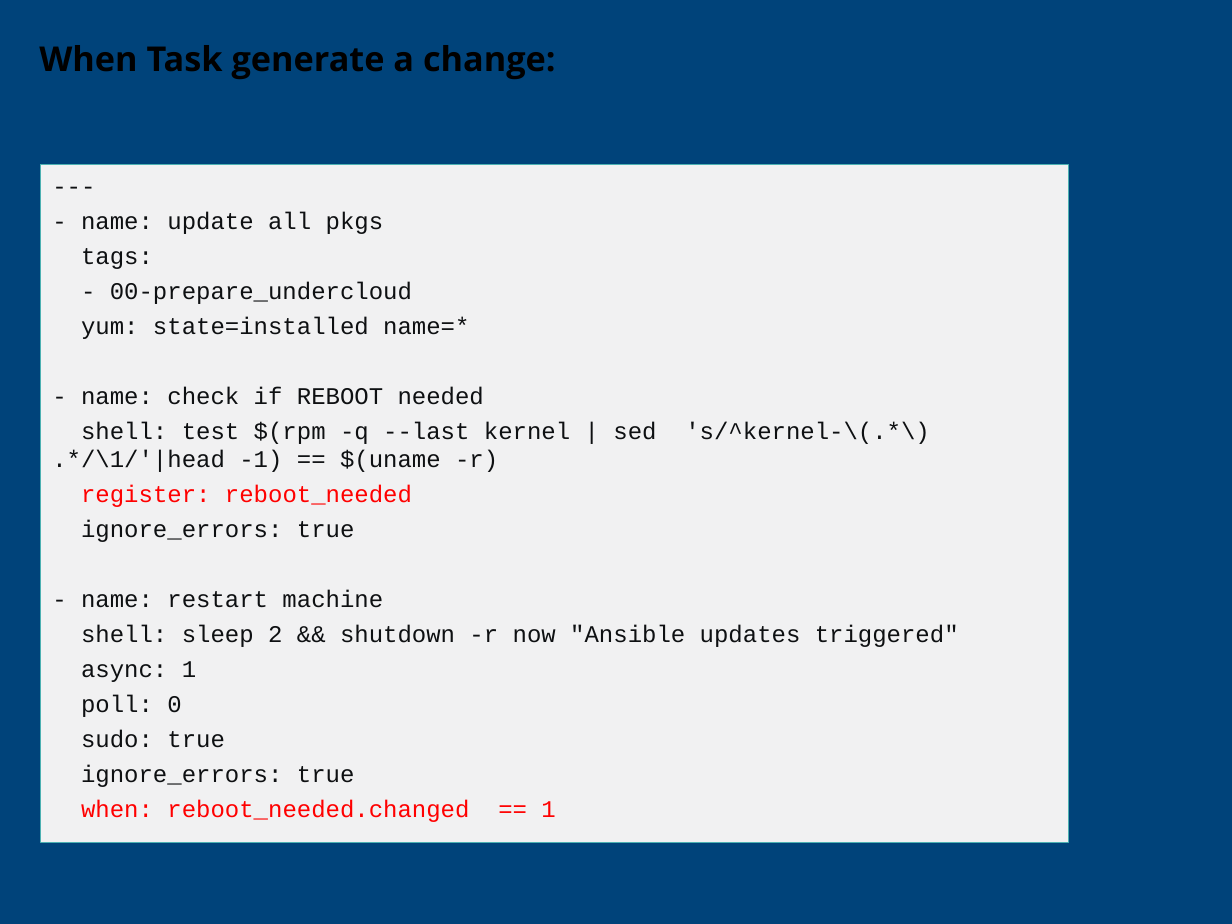
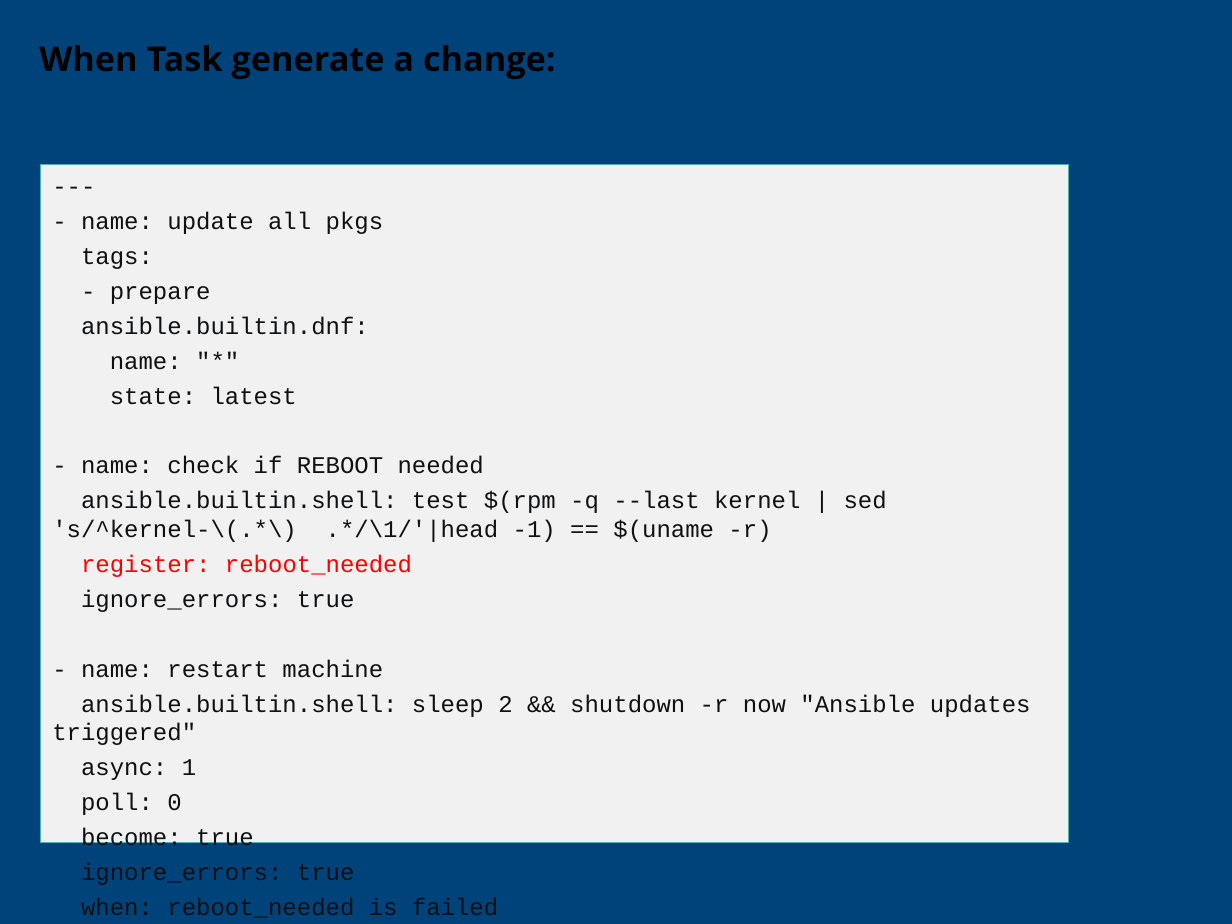
Before and after one commit to CCoupel/ansible-training, a slide deck: slide 94 of Ansible Training.pptx. Drawn at 1232x924 pixels with LibreOffice and Linux fonts; fonts in the diff are those of the drawing; background and template pictures are left out. Boxes give left, top, right and bottom in pixels: in the first picture for what was removed or moved away, otherwise in the second. Text is boxed around its words. In the diff, an @@ line names an element or a change of style, - is before the commit and + after.

```diff
--- a/Ansible Training.pptx
+++ b/Ansible Training.pptx
@@ text in freeform shape at bbox=[81, 286, 369, 405]: text changed @@
-- 00-prepare_undercloud
-yum: state=installed name=*
+- prepare
+ansible.builtin.dnf:
+name: "*"
+state: latest
@@ text in freeform shape at bbox=[52, 491, 887, 542]: text changed @@
-shell: test $(rpm -q --last kernel | sed 's/^kernel-\(.*\) .*/\1/'|head -1) == $(uname -r)
+ansible.builtin.shell: test $(rpm -q --last kernel | sed 's/^kernel-\(.*\) .*/\1/'|head -1) == $(uname -r)
@@ text in freeform shape at bbox=[52, 694, 1031, 745]: text changed @@
-shell: sleep 2 && shutdown -r now "Ansible updates triggered"
+ansible.builtin.shell: sleep 2 && shutdown -r now "Ansible updates triggered"
@@ text in freeform shape at bbox=[81, 828, 254, 853]: text changed @@
-sudo: true
+become: true
@@ text in freeform shape at bbox=[81, 898, 498, 918]: text changed; text colour #FF0000 to #0E1012 @@
-when: reboot_needed.changed == 1
+when: reboot_needed is failed
```
Also in this commit, not shown: 48 other slides changed.
